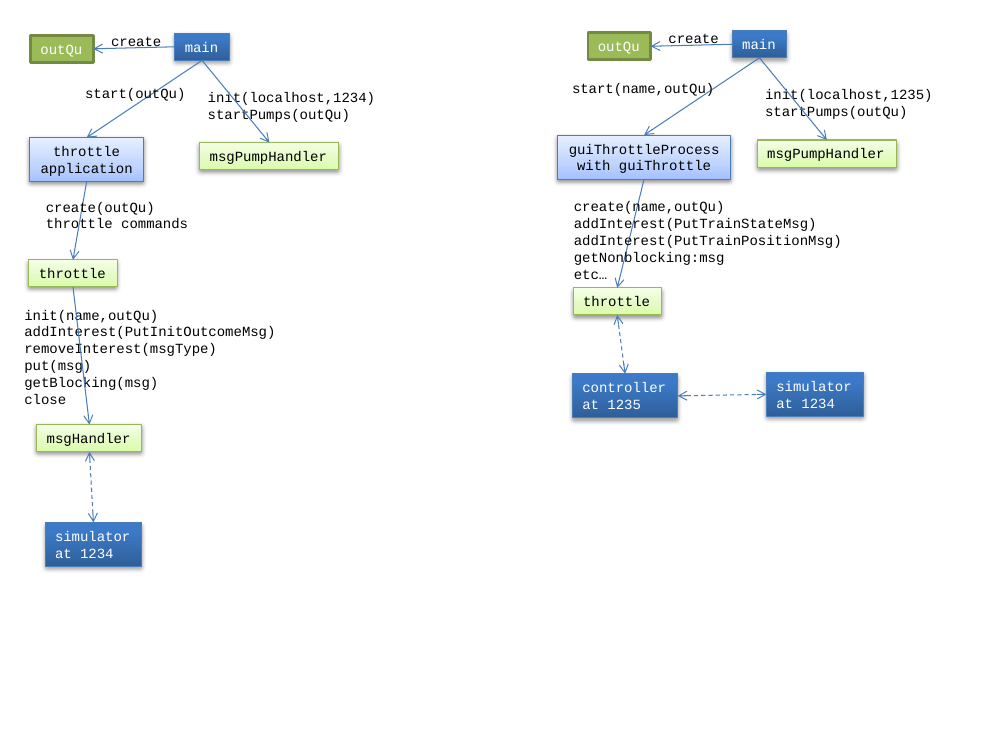
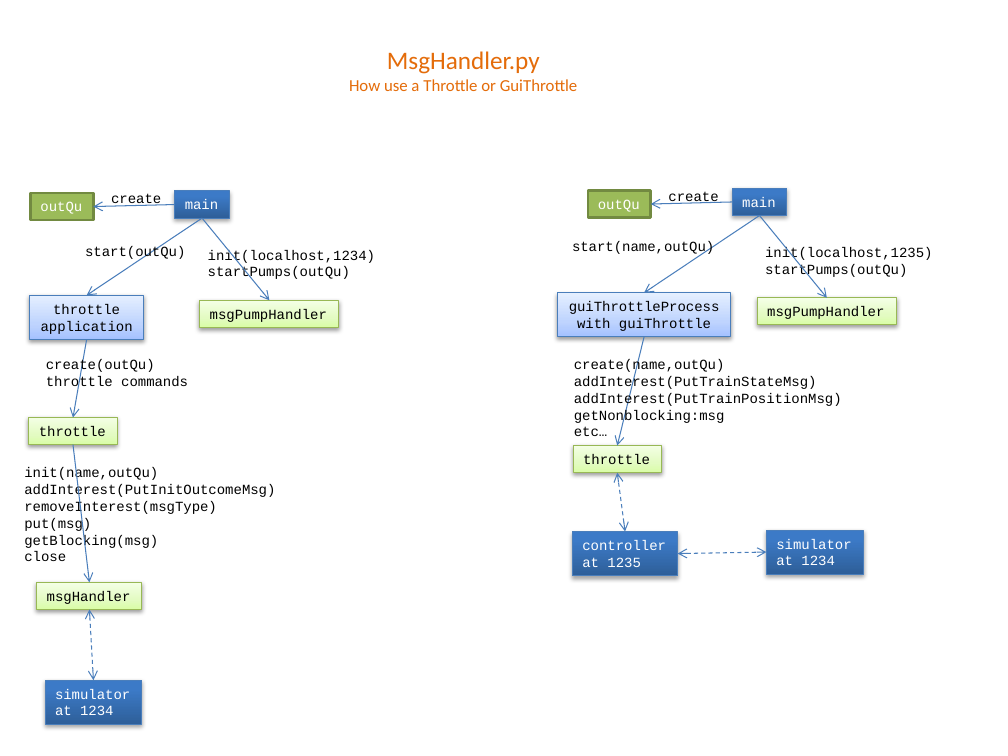
Before and after one commit to mlozborne/motin, a slide deck: slide 6 of Scripting/ScriptingDocumenation/DesignDiagrams.pptx. Drawn at 1008x756 pixels with LibreOffice and Linux fonts; fonts in the diff are those of the drawing. Boxes give left, top, right and bottom in pixels: in the first picture for what was removed or moved away, otherwise in the second. Text is boxed around its words. In the diff, an @@ line names an element or a change of style, - is before the commit and + after.

```diff
--- a/Scripting/ScriptingDocumenation/DesignDiagrams.pptx
+++ b/Scripting/ScriptingDocumenation/DesignDiagrams.pptx
@@ text added at bbox=[349, 51, 577, 91], 12 pt, text #E46C0A @@
+MsgHandler.py
+How use a Throttle or GuiThrottle
@@ 5 rectangles, 4 texts: place and size @@
-5 rectangles, 4 texts at bbox=[29, 36, 896, 418]
+5 rectangles, 4 texts at bbox=[29, 193, 896, 576]
@@ 9 rectangles, 9 arrows, 5 texts, 3 double arrows: place and size @@
-9 rectangles, 9 arrows, 5 texts, 3 double arrows at bbox=[24, 30, 932, 566]
+9 rectangles, 9 arrows, 5 texts, 3 double arrows at bbox=[24, 188, 932, 725]
```
Also in this commit, not shown: 5 other slides changed, 2 slides removed, 1 other file.
